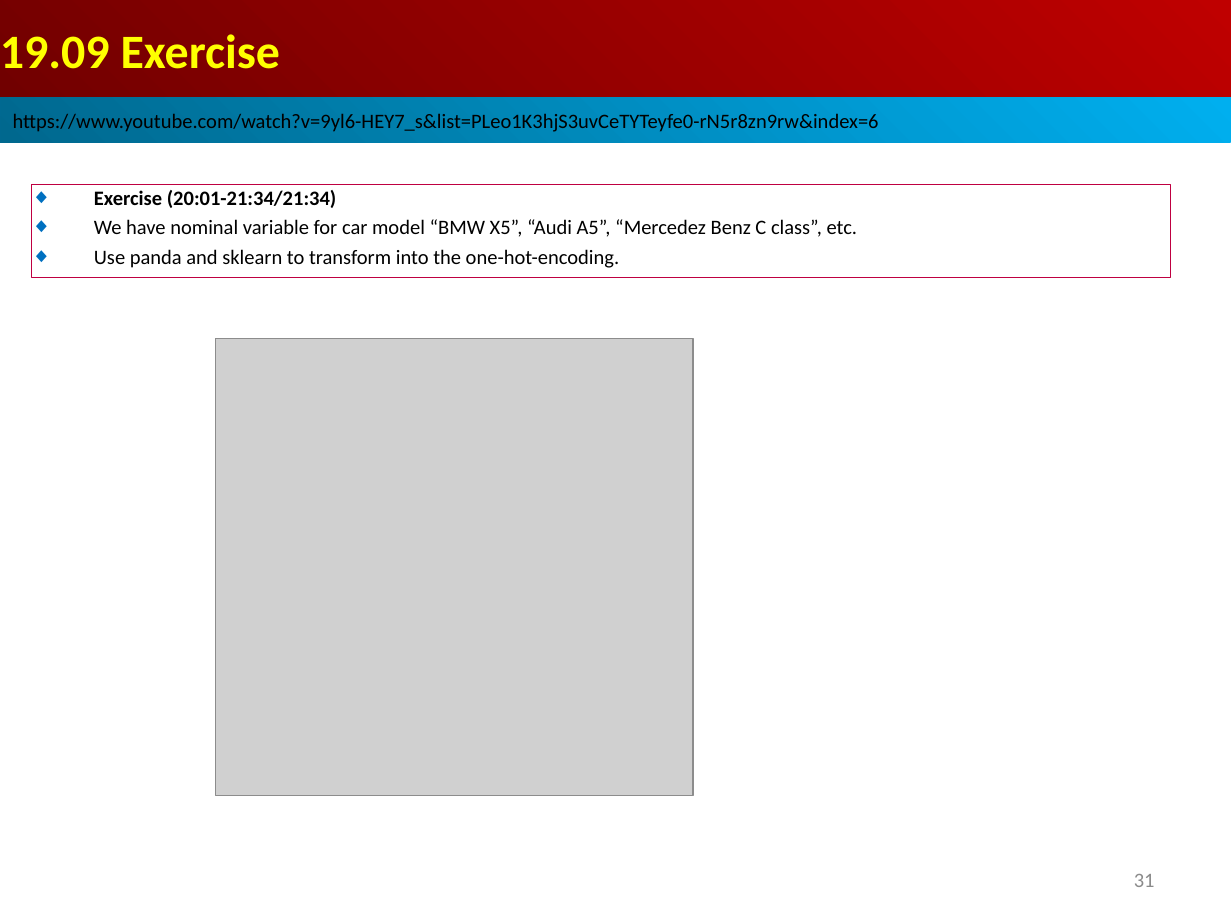
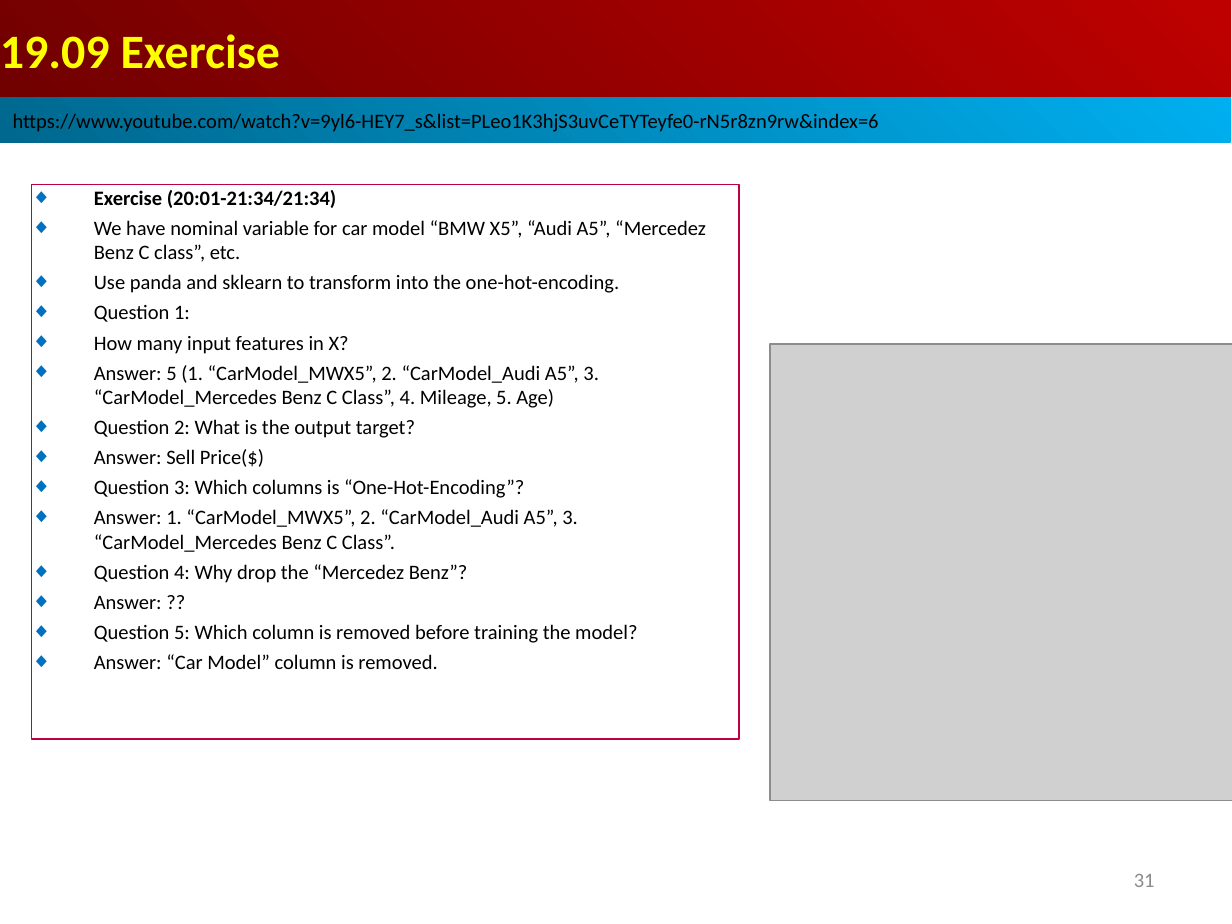
Before and after one commit to peterhchen/AIU_CS512_DL, a slide deck: slide 31 of 000_Lecture_Project/week09/001_Video/19.00_w08_review_OneHotEncoding.ppt. Drawn at 1232x924 pixels with LibreOffice and Linux fonts; fonts in the diff are those of the drawing; grey boxes stand for pictures. Boxes give left, top, right and bottom in pixels: in the first picture for what was removed or moved away, otherwise in the second. Text is boxed around its words. In the diff, an @@ line names an element or a change of style, - is before the commit and + after.

```diff
--- a/000_Lecture_Project/week09/001_Video/19.00_w08_review_OneHotEncoding.ppt
+++ b/000_Lecture_Project/week09/001_Video/19.00_w08_review_OneHotEncoding.ppt
@@ rectangle removed at (31, 185, 1170, 277) @@
-◆ Exercise (20:01-21:34/21:34)
-◆ We have nominal variable for car model “BMW X5”, “Audi A5”, “Mercedez Benz C class”, etc.
-◆ Use panda and sklearn to transform into the one-hot-encoding.
@@ rectangle added at (31, 185, 739, 739), outline #BF0041 0.74 pt, 12 pt, text #000000 @@
+◆ Exercise (20:01-21:34/21:34)
+◆ We have nominal variable for car model “BMW X5”, “Audi A5”, “Mercedez Benz C class”, etc.
+◆ Use panda and sklearn to transform into the one-hot-encoding.
+◆ Question 1:
+◆ How many input features in X?
+◆ Answer: 5 (1. “CarModel_MWX5”, 2. “CarModel_Audi A5”, 3. “CarModel_Mercedes Benz C Class”, 4. Mileage, 5. Age)
+◆ Question 2: What is the output target?
+◆ Answer: Sell Price($)
+◆ Question 3: Which columns is “One-Hot-Encoding”?
+◆ Answer: 1. “CarModel_MWX5”, 2. “CarModel_Audi A5”, 3. “CarModel_Mercedes Benz C Class”.
+◆ Question 4: Why drop the “Mercedez Benz”?
+◆ Answer: ??
+◆ Question 5: Which column is removed before training the model?
+◆ Answer: “Car Model” column is removed.
@@ picture: place and size @@
-picture at (216, 339, 694, 796)
+picture at (770, 344, 1232, 801)
```
Also in this commit, not shown: 4 other slides changed, 2 other files.
